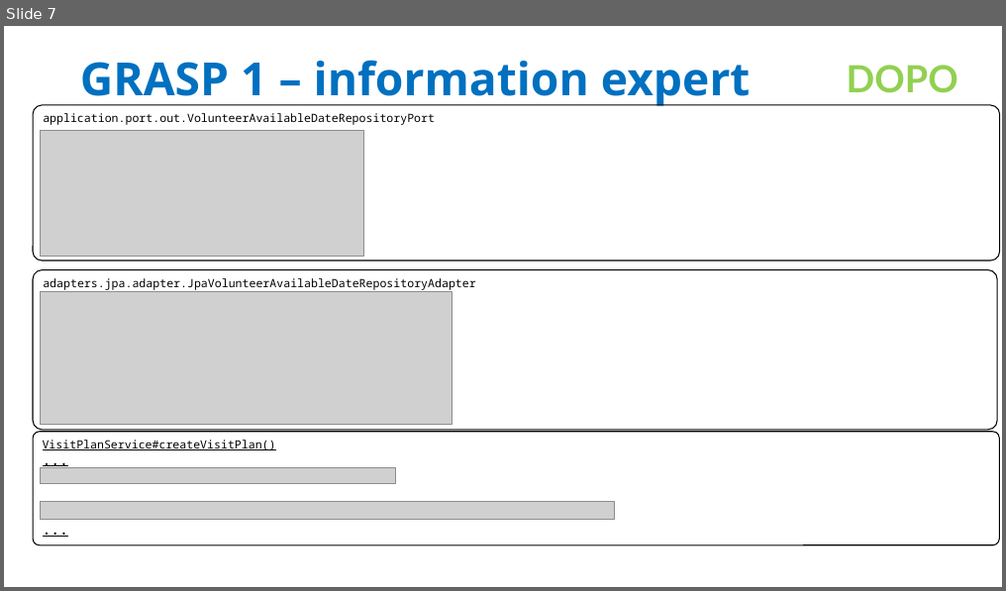
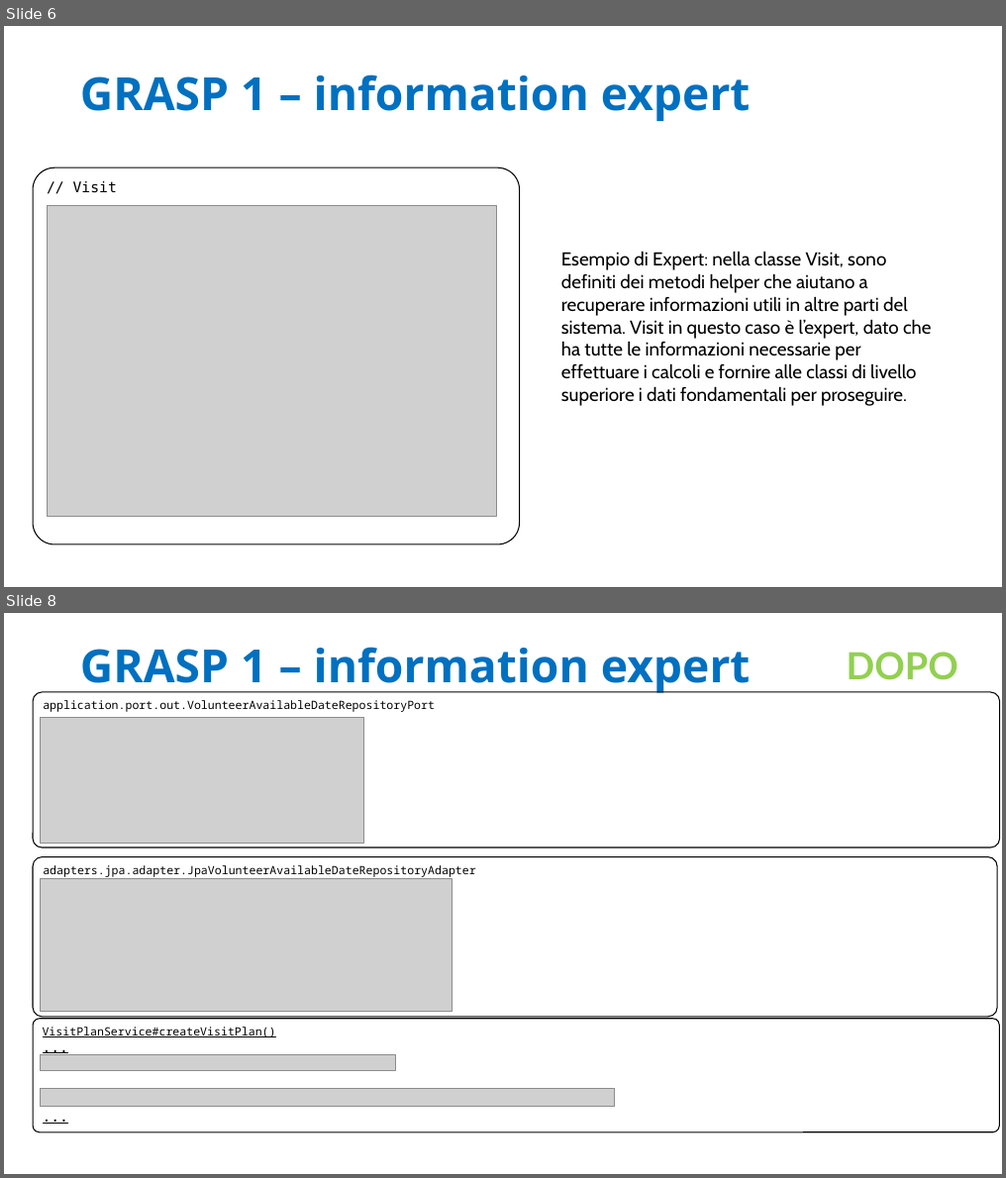
Before and after one commit to LDolzanelli/progettoIngegneria, a slide deck: doc/Presentazione/Presentazione_ingsw_parteB.pptx. Shown one above the other, each under a label of ours: slide 7 before the commit, slides 6 and 8 after it; the slides between them are not shown. The pictures are 1006x591 and 1006x1178 pixels, drawn with LibreOffice and Linux fonts; fonts in the diff are those of the drawing; grey boxes stand for pictures. Boxes give left, top, right and bottom in pixels: in the first picture for what was removed or moved away, otherwise in the second. Text is boxed around its words. In the diff, an @@ line names an element or a change of style, - is before the commit and + after.

```diff
--- a/doc/Presentazione/Presentazione_ingsw_parteB.pptx
+++ b/doc/Presentazione/Presentazione_ingsw_parteB.pptx
@@ slide 6 added at <box>4,26,1002,587</box>, background #FFFFFF @@
@@ title added at <box>80,75,750,121</box>, 44 pt, text #0070C0, bold @@
+GRASP 1 – information expert
@@ rounded rectangle added at <box>33,168,519,545</box>, fill #FFFFFF at 50% opacity, outline #000000 1 pt, 14 pt, text #000000 @@
+// Visit
@@ picture added at <box>47,205,497,516</box> @@
@@ text added at <box>561,251,932,406</box>, 18 pt, text #000000 @@
+Esempio di Expert: nella classe Visit, sono definiti dei metodi helper che aiutano a recuperare informazioni utili in altre parti del sistema. Visit in questo caso è l’expert, dato che ha tutte le informazioni necessarie per effettuare i calcoli e fornire alle classi di livello superiore i dati fondamentali per proseguire.
@@ what was slide 7 is now slide 8 @@
```
Also in this commit, not shown: 1 slide changed.
